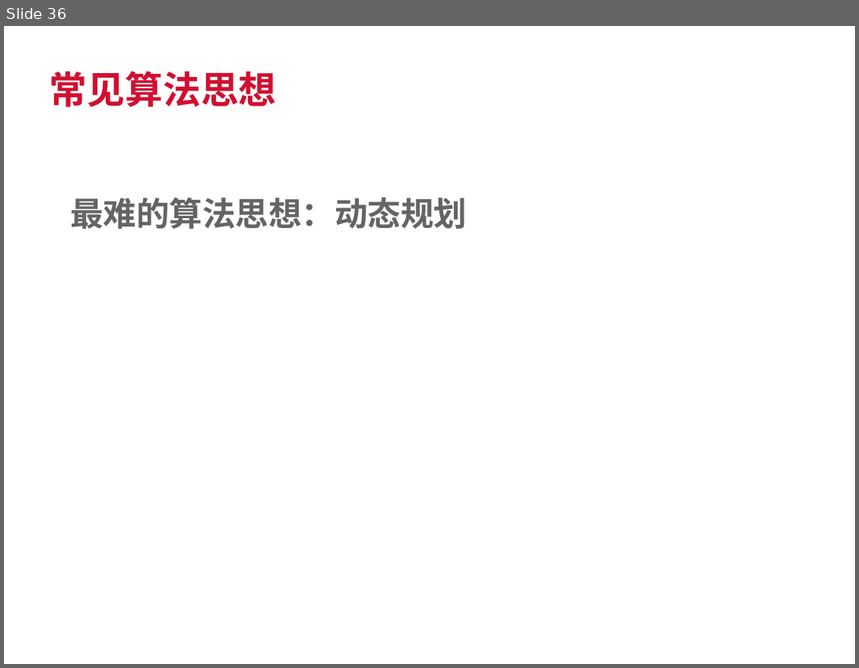
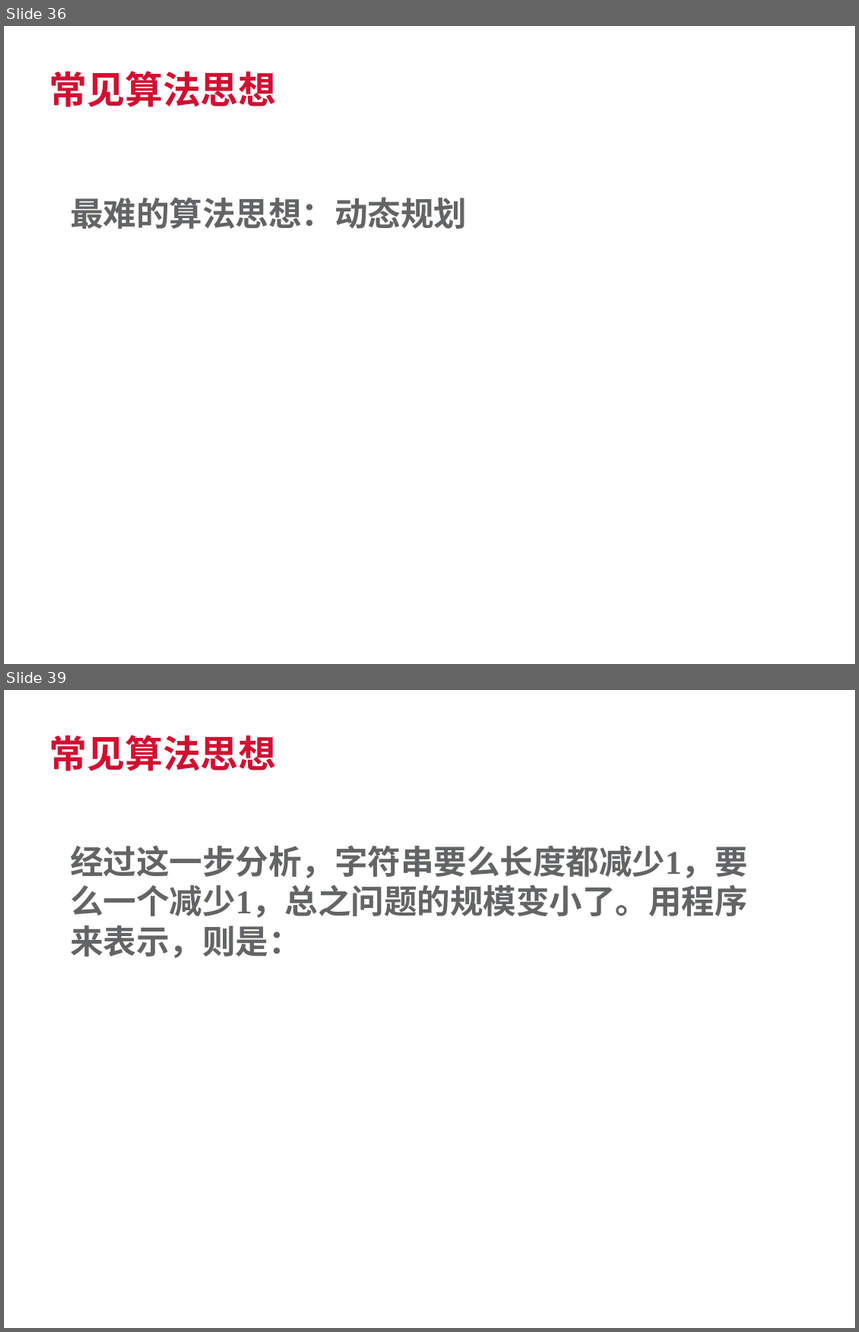
Before and after one commit to SherlockGn/documents, a slide deck: trendmicro template.pptx. Shown one above the other, each under a label of ours: slide 36 before the commit, slides 36 and 39 after it; the slides between them are not shown. The pictures are 859x668 and 859x1332 pixels, drawn with LibreOffice and Linux fonts; fonts in the diff are those of the drawing; background and template pictures are left out. Boxes give left, top, right and bottom in pixels: in the first picture for what was removed or moved away, otherwise in the second. Text is boxed around its words. In the diff, an @@ line names an element or a change of style, - is before the commit and + after.

```diff
--- a/trendmicro template.pptx
+++ b/trendmicro template.pptx
@@ slide 39 added at (4,690,855,1328), background #FFFFFF @@
@@ title added at (50,735,277,771), 32 pt, text #D20F30, bold @@
+常见算法思想
@@ text added at (70,846,748,958), 28 pt, text #636466, bold @@
+经过这一步分析，字符串要么长度都减少1，要么一个减少1，总之问题的规模变小了。用程序来表示，则是：
@@ text added at (10,1300,111,1320), 9 pt, text #FFFFFF @@
+04/25/2016
```
Also in this commit, not shown: 1 slide changed, 9 other slides added, 4 other files.
